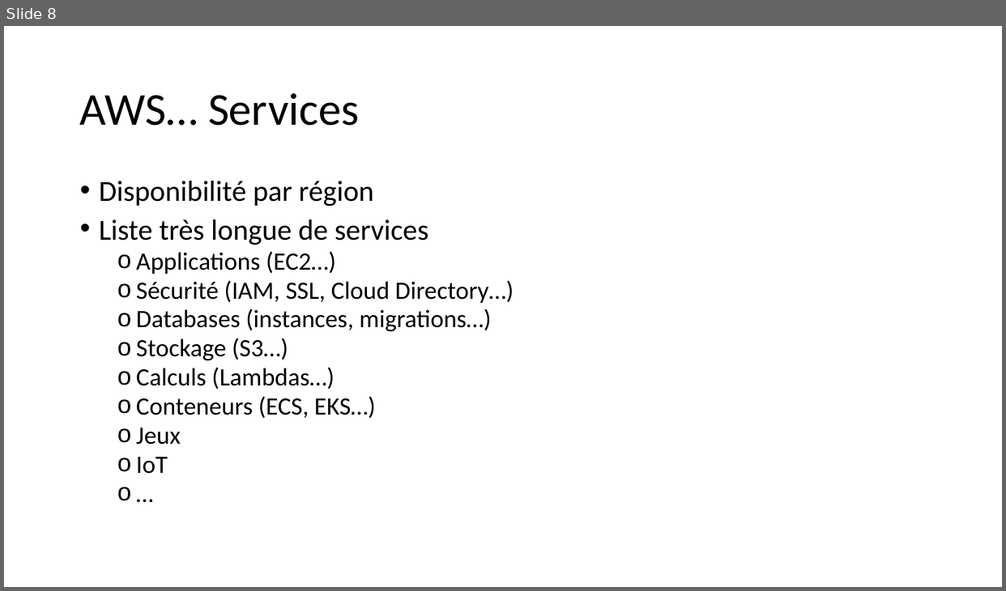
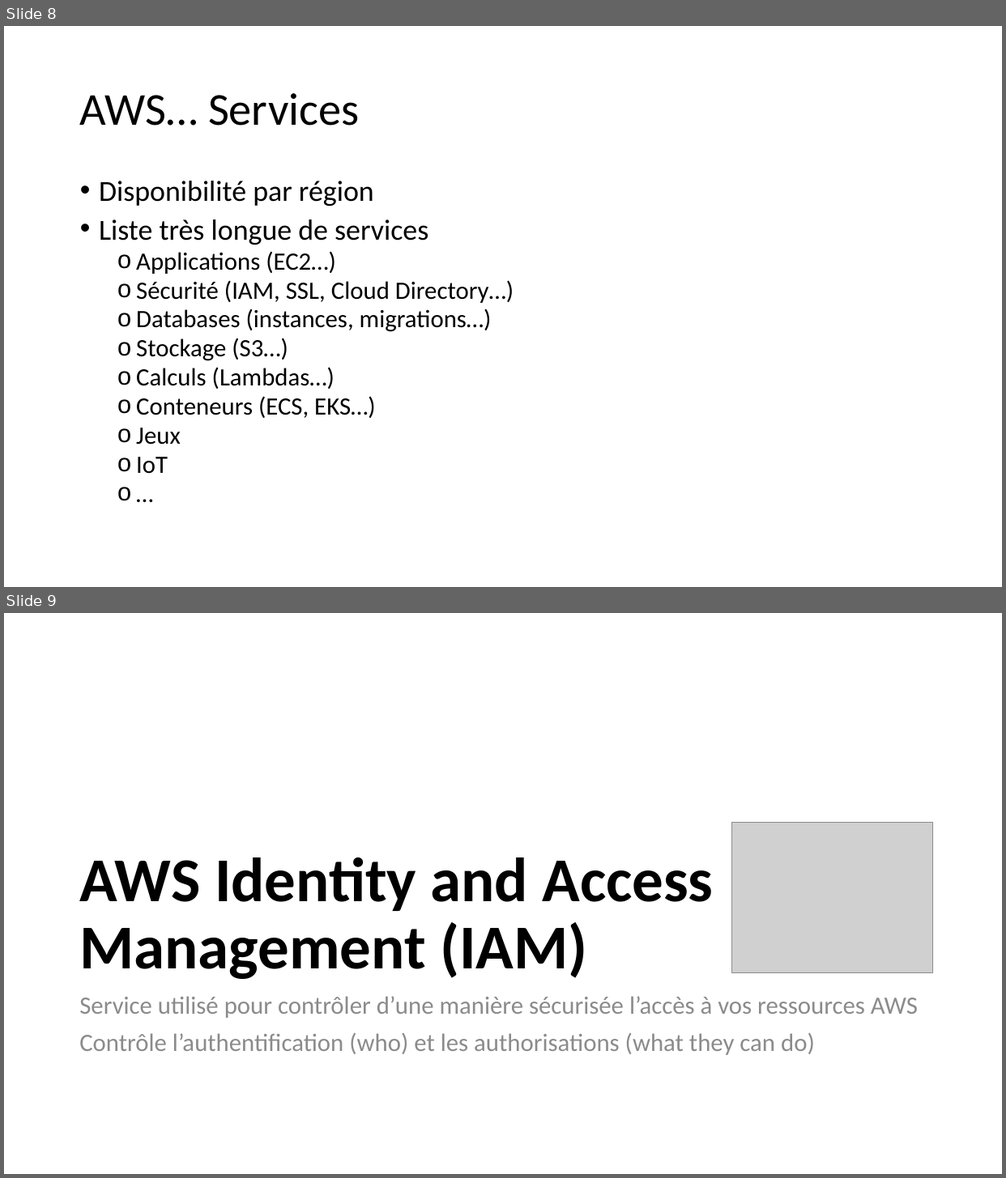
Before and after one commit to aymendr/aws, a slide deck: cours_aws.pptx. Shown one above the other, each under a label of ours: slide 8 before the commit, slides 8 and 9 after it. The pictures are 1006x591 and 1006x1178 pixels, drawn with LibreOffice and Linux fonts; fonts in the diff are those of the drawing; grey boxes stand for pictures. Boxes give left, top, right and bottom in pixels: in the first picture for what was removed or moved away, otherwise in the second. Text is boxed around its words. In the diff, an @@ line names an element or a change of style, - is before the commit and + after.

```diff
--- a/cours_aws.pptx
+++ b/cours_aws.pptx
@@ slide 9 added at [4,613,1002,1174], background #FFFFFF @@
@@ picture added at [732,822,933,973] @@
@@ title added at [79,858,714,979], 60 pt, text #000000, bold @@
+AWS Identity and Access Management (IAM)
@@ text added at [79,996,918,1055], 24 pt, text #8C8C8C @@
+Service utilisé pour contrôler d’une manière sécurisée l’accès à vos ressources AWS
+Contrôle l’authentification (who) et les authorisations (what they can do)
```
Also in this commit, not shown: 2 other slides added.
